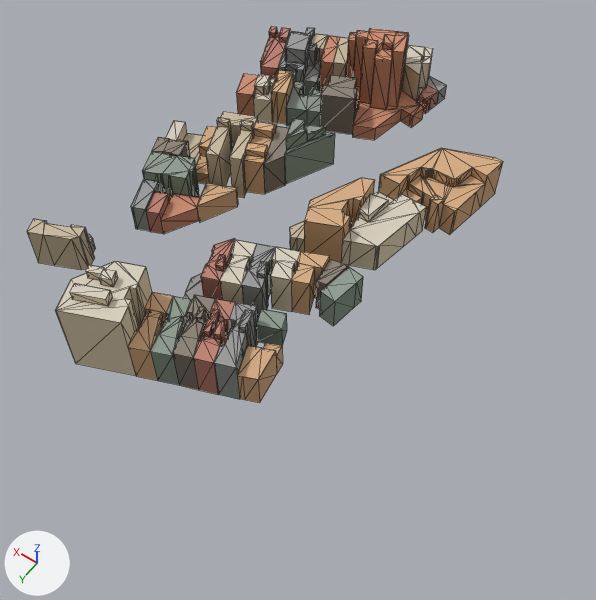
The glTF model public/models/washington-city/tile--4_0.glb as it was, and as the next commit left it.
Camera for both pictures: a 50 mm lens placed at (-778.0, 100.0, 243.0), pointed at (-665.0, -59.0, -6.0). The lights are fixed; the arrows at lower left show +X, +Y and +Z. The first picture is the older version. Mesh edges are drawn as thin lines. Where no turn or scale is listed for an object, it has been applied to the vertices. Vertices at exactly the same position are counted once.

Script lines for the objects in view, before the commit:
```python
me_mesh_1 = bpy.data.meshes.new('Mesh_1')
me_mesh_1.from_pydata(...)  # 1469 vertices, 1492 faces; spans x -67.0..67.0, y -107.0..107.0, z -19.0..19.0
me_mesh_1.materials.append(mat_city_ground)
me_mesh_2 = bpy.data.meshes.new('Mesh_2')
me_mesh_2.from_pydata(...)  # 873 vertices, 705 faces; spans x -67.0..67.0, y -107.0..107.0, z -15.0..15.0
me_mesh_2.materials.append(mat_city_ground)
ob_roof = bpy.data.objects.new('roof', me_mesh_2)
ob_roof.location = (-633.8, -94.1, 17.3)
ob_wall = bpy.data.objects.new('wall', me_mesh_1)
ob_wall.location = (-633.8, -94.1, 13.9)
```
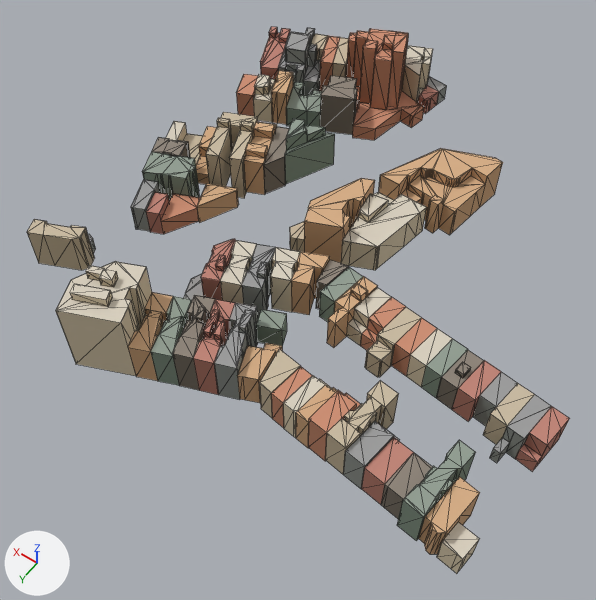
Where the newer file only moved an object's origin or applied its transform, the numbers keep the older frame.

Boxes (x1, y1, x2, y2) around the edits, measured in the pictures (596 x 600 px; the box of a moved part takes in the faces that stretch with it):
'roof', reshaped (14% wider, 50% taller)
    before: (27, 26, 502, 380)
    after: (27, 27, 570, 559)
'wall', reshaped (14% wider, 45% taller)
    before: (27, 28, 503, 403)
    after: (27, 29, 569, 574)
part 1 of me_mesh_1, built on
    before: (211, 254, 252, 304)
    after: (220, 254, 569, 574)
part 2 of me_mesh_1, moved or reshaped
    before: (244, 113, 335, 194)
    after: (244, 95, 355, 195)
part 3 of me_mesh_1, moved or reshaped
    before: (197, 191, 238, 222)
    after: (163, 208, 199, 221)
part 4 of me_mesh_1, recoloured
    before: (333, 277, 363, 326)
part 5 of me_mesh_2, added
    after: (351, 283, 367, 296)
part 6 of me_mesh_2, added
    after: (362, 328, 377, 343)
part 7 of me_mesh_2, added
    after: (259, 267, 570, 559)

Edits to the bpy script that builds the scene:
```text
Change me_mesh_1:
    used by ob_wall; location = (-633.8, -94.1, 13.9)
    remove me_mesh_1.from_pydata(...)  # 1469 vertices, 1492 faces; spans x -67.0..67.0, y -107.0..107.0, z -19.0..19.0
    add me_mesh_1.from_pydata(...)  # 1923 vertices, 1966 faces; spans x -138.0..67.0, y -107.0..107.0, z -19.0..19.0
    me_mesh_1 part 1: 8 vertices removed from x -21.0..-6.0, y 36.0..58.0, z -17.0..2.0; 462 vertices added at x -138.0..-6.0, y 25.0..94.0, z -18.0..3.0
    me_mesh_1 part 2: 4 vertices moved within x 8.0..21.0, y -26.0..-1.0, z 0.0; 6 vertices removed from x 8.0..21.0, y -54.0..-1.0, z -17.0..1.0; 6 vertices added at x 8.0..21.0, y -54.0..-1.0, z -18.0..-1.0
    me_mesh_1 part 3: 2 vertices removed from x 24.0..27.0, y 22.0..27.0, z -8.0; 2 vertices added at x 24.0..27.0, y 22.0..27.0, z -9.0
    me_mesh_1 part 4: 6 kept faces spanning x -53.0..-6.0, y 25.0..45.0, z -17.0..1.0 get new vertex colours
Change me_mesh_2:
    used by ob_roof; location = (-633.8, -94.1, 17.3)
    remove me_mesh_2.from_pydata(...)  # 873 vertices, 705 faces; spans x -67.0..67.0, y -107.0..107.0, z -15.0..15.0
    add me_mesh_2.from_pydata(...)  # 1113 vertices, 881 faces; spans x -138.0..67.0, y -107.0..107.0, z -17.0..15.0
    me_mesh_2 part 5: the loose piece of 5 vertices spanning x 18.0..30.0, y -11.0..7.0, z 0.0 is copied, and the copy is turned 59.2 degrees about the z axis through its middle and scaled by 0.322, then moved by (-80.0, 35.0, -1.0); it spans x -59.0..-53.0, y 31.0..35.0, z -1.0
    me_mesh_2 part 6: the loose piece of 5 vertices spanning x 33.0..45.0, y -2.0..10.0, z -15.0 is copied, and the copy is turned 62.7 degrees about the z axis through its middle and scaled by 0.537, then moved by (-107.0, 37.0, 4.0); it spans x -71.0..-64.0, y 39.0..43.0, z -11.0
    me_mesh_2 part 7: 230 vertices added at x -138.0..-47.0, y 25.0..94.0, z -17.0..-1.0
```
